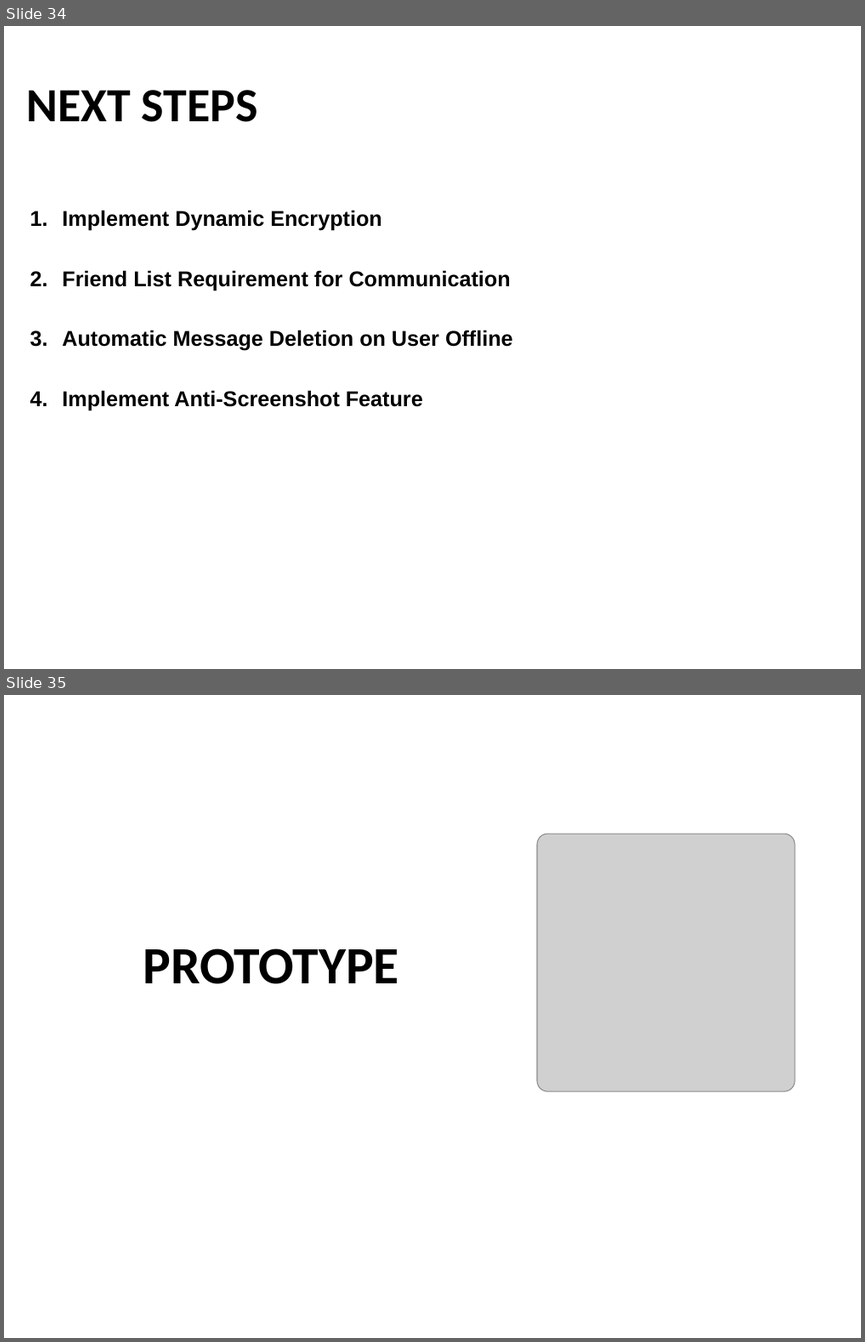
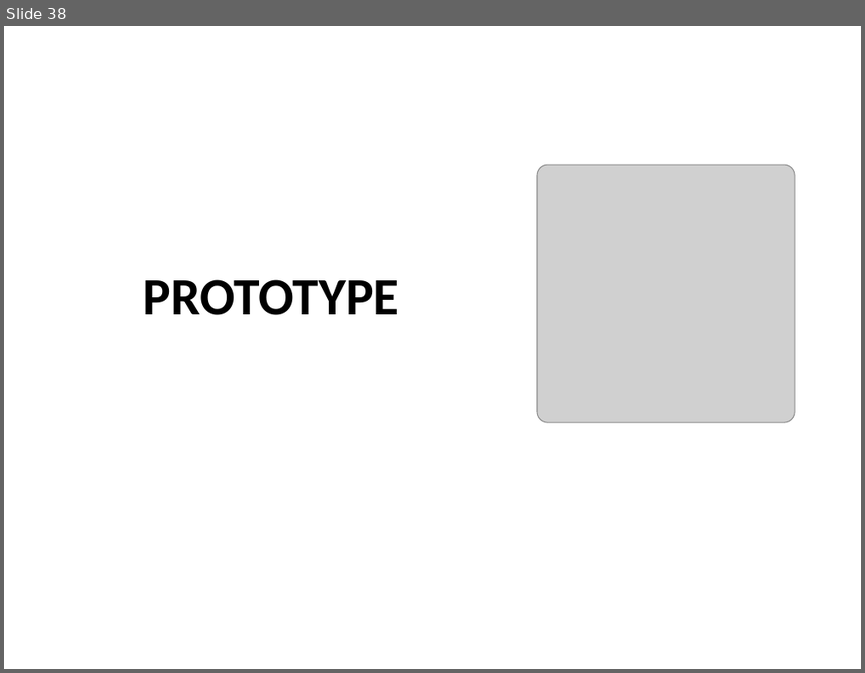
Before and after one commit to HAMZAZAWARI2/selfdm_, a slide deck: Fyp_presentation_part_01.pptx. Shown one above the other, each under a label of ours: slides 34 and 35 before the commit, slide 38 after it. The pictures are 865x1342 and 865x673 pixels, drawn with LibreOffice and Linux fonts; fonts in the diff are those of the drawing; grey boxes stand for pictures; background and template pictures are left out. Boxes give left, top, right and bottom in pixels: in the first picture for what was removed or moved away, otherwise in the second. Text is boxed around its words. In the diff, an @@ line names an element or a change of style, - is before the commit and + after.

```diff
--- a/Fyp_presentation_part_01.pptx
+++ b/Fyp_presentation_part_01.pptx
@@ slide 34 removed at (4, 26, 861, 669), background picture (left out) @@
@@ title removed at (27, 90, 258, 122) @@
-NEXT STEPS
@@ text removed at (62, 210, 513, 410) @@
-1. Implement Dynamic Encryption
-2. Friend List Requirement for Communication
-3. Automatic Message Deletion on User Offline
-4. Implement Anti-Screenshot Feature
@@ what was slide 35 is now slide 38 @@
```
Also in this commit, not shown: 7 slides changed, 10 slides added, 6 other slides removed.
